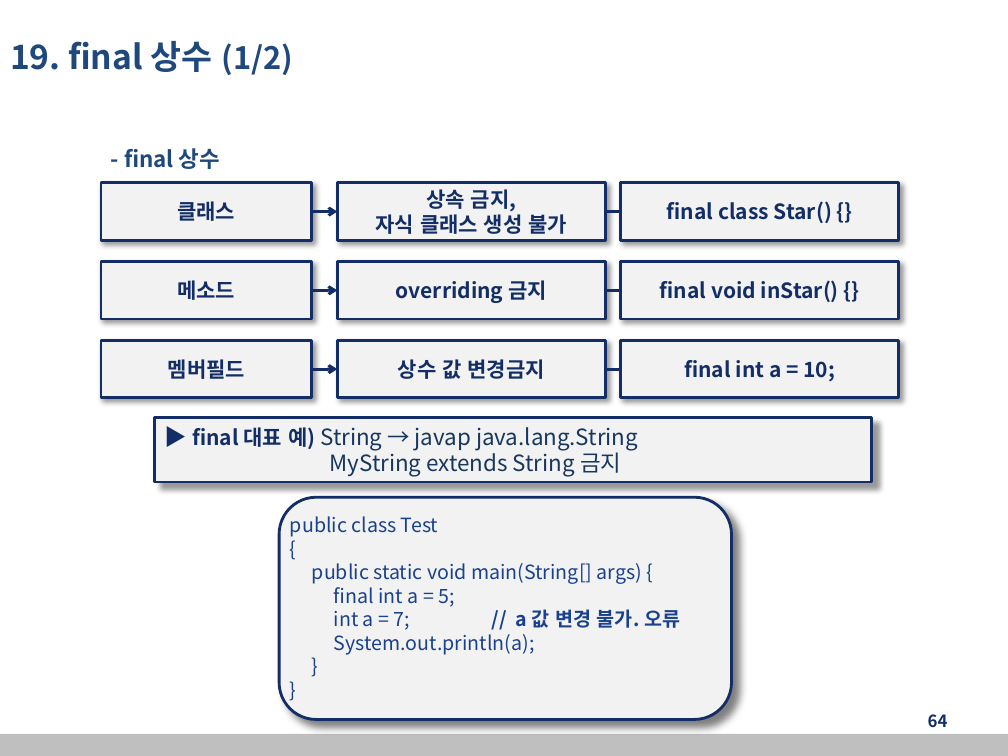
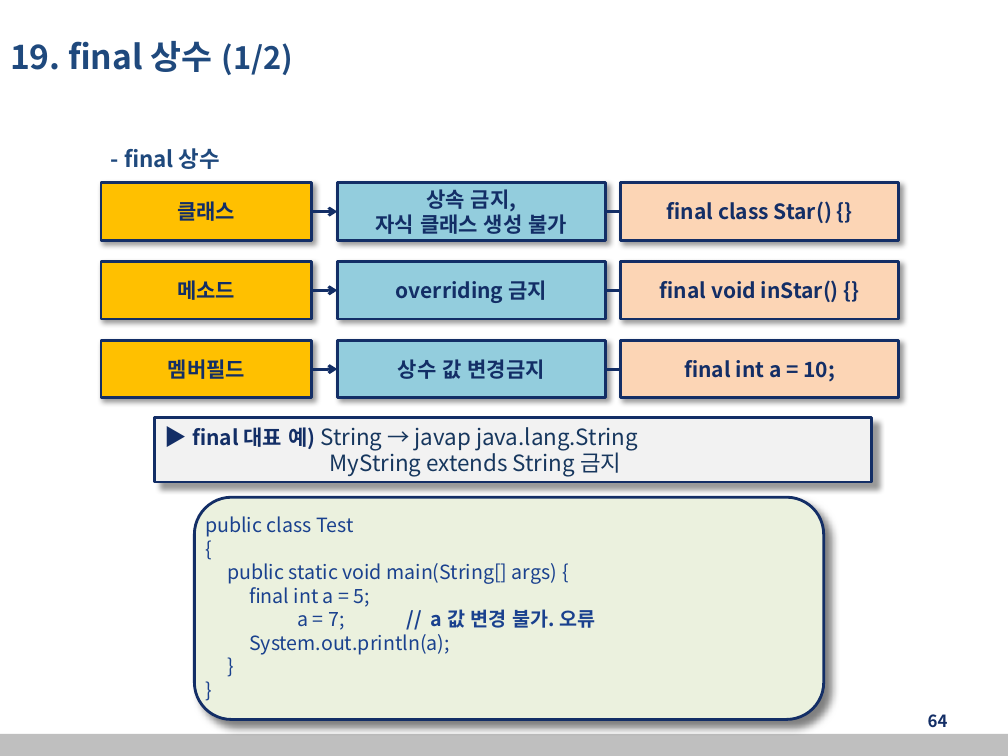
Before and after one commit to kang99king3/back-end_edu20221230, a slide deck: slide 64 of 자바교안_20221230.pptx. Drawn at 1008x756 pixels with LibreOffice and Linux fonts; fonts in the diff are those of the drawing. Boxes give left, top, right and bottom in pixels: in the first picture for what was removed or moved away, otherwise in the second. Text is boxed around its words. In the diff, an @@ line names an element or a change of style, - is before the commit and + after.

```diff
--- a/자바교안_20221230.pptx
+++ b/자바교안_20221230.pptx
@@ fill #F2F2F2 to #FFC000 in 3 elements at [101,182,311,240], [101,262,311,320], [101,341,311,398] @@
@@ fill #F2F2F2 to #93CDDD in 3 elements at [338,182,606,240], [338,262,606,320], [338,341,606,398] @@
@@ fill #F2F2F2 to #FCD5B5 in 3 elements at [621,182,899,240], [621,262,899,320], [621,341,899,398] @@
@@ rounded rectangle "public class Test": place and size @@
-rounded rectangle "public class Test" at [279,497,732,719]
+rounded rectangle "public class Test" at [195,497,824,719]
@@ rounded rectangle "public class Test" at [195,497,824,719]: fill #F2F2F2 to #EBF1DE @@
@@ text in rounded rectangle at [297,609,595,630]: text changed @@
-int a = 7; // a 값 변경 불가. 오류
+a = 7; // a 값 변경 불가. 오류
```
Also in this commit, not shown: 49 other slides changed.
